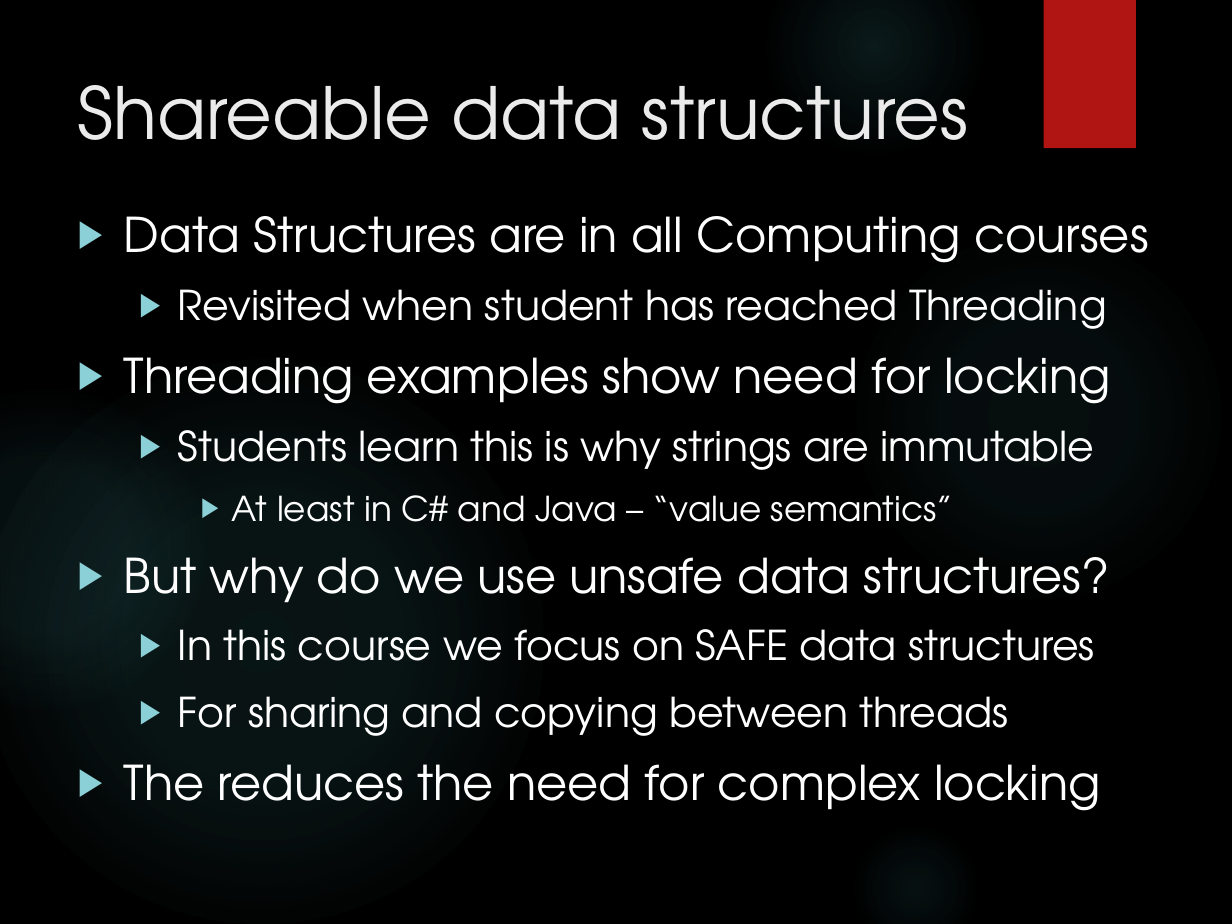
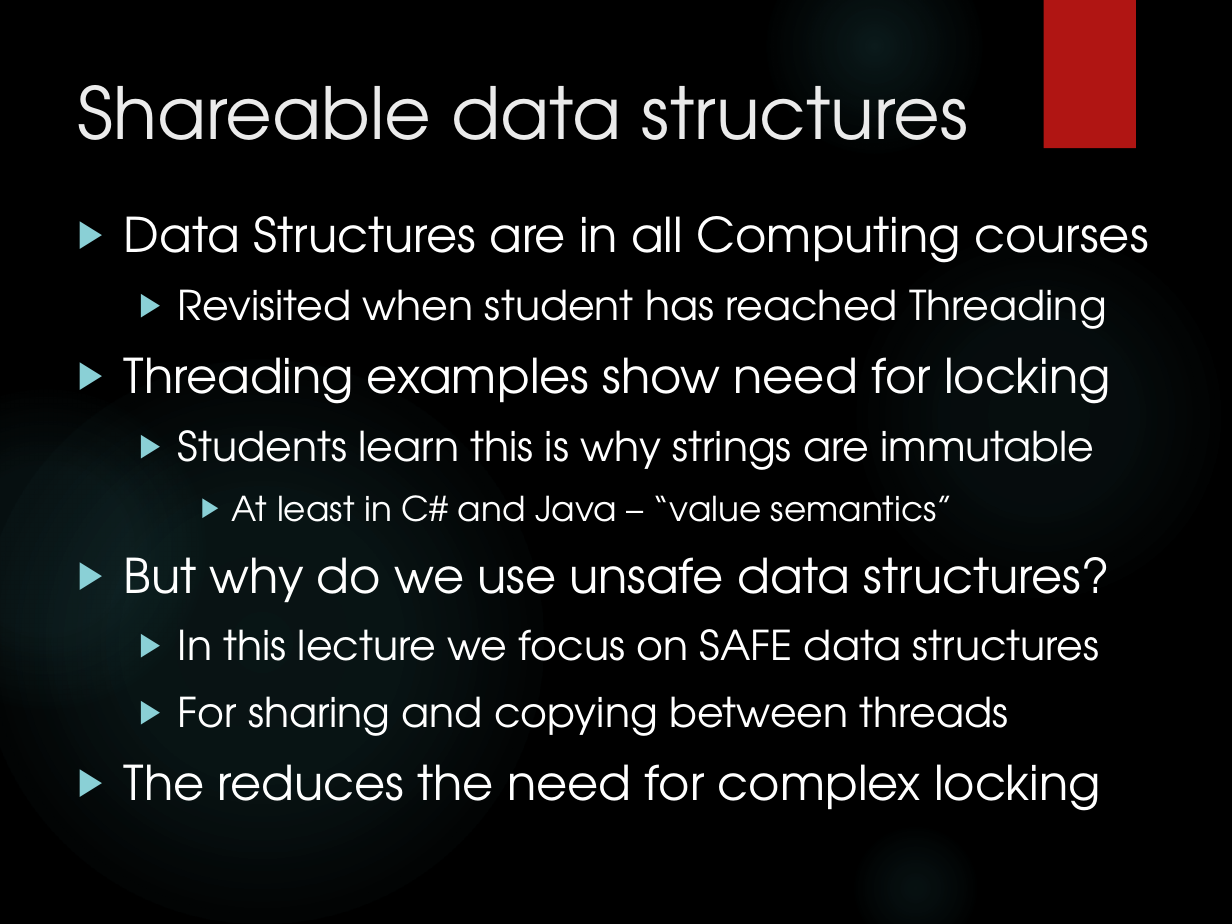
Before and after one commit to MalcolmCrowe/ShareableDataStructures, a slide deck: slide 2 of Shareable Data Structures.pptx. Drawn at 1232x924 pixels with LibreOffice and Linux fonts; fonts in the diff are those of the drawing; background and template pictures are left out. Boxes give left, top, right and bottom in pixels: in the first picture for what was removed or moved away, otherwise in the second. Text is boxed around its words. In the diff, an @@ line names an element or a change of style, - is before the commit and + after.

```diff
--- a/Shareable Data Structures.pptx
+++ b/Shareable Data Structures.pptx
@@ text at [178, 629, 1099, 661]: text changed @@
-  ▶ In this course we focus on SAFE data structures
+  ▶ In this lecture we focus on SAFE data structures
```
Also in this commit, not shown: 6 other slides changed, 38 other files.
